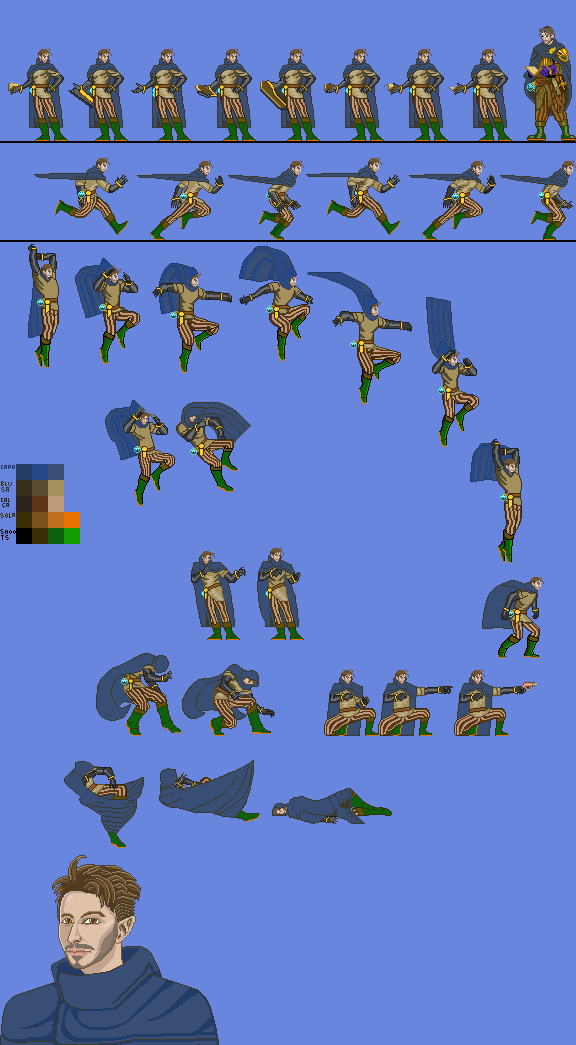
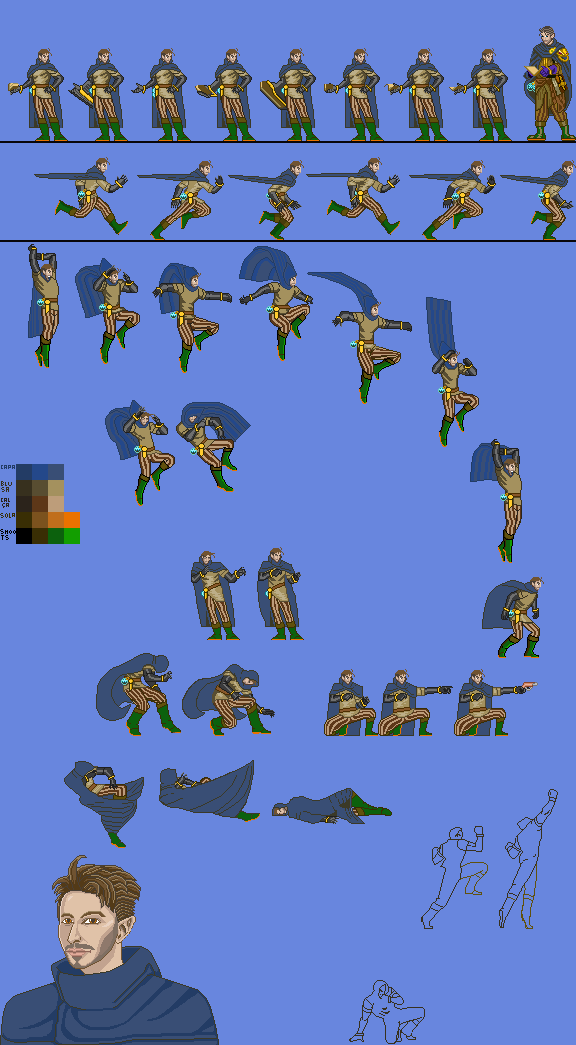
The second 576px x 1045px image is a revision of the first. Changes to its layers:
painted on "Copiar de Crouch" (1st of 2) over [450, 826, 483, 832]
added layer "Pintar camada 1" above "Pintar camada 4" over [349, 789, 558, 1044]
painted on "Pintar camada 4" over [136, 402, 251, 505]
painted on "Jump" over [136, 402, 251, 505]
painted on "Plano de fundo" over [136, 402, 558, 1044]
